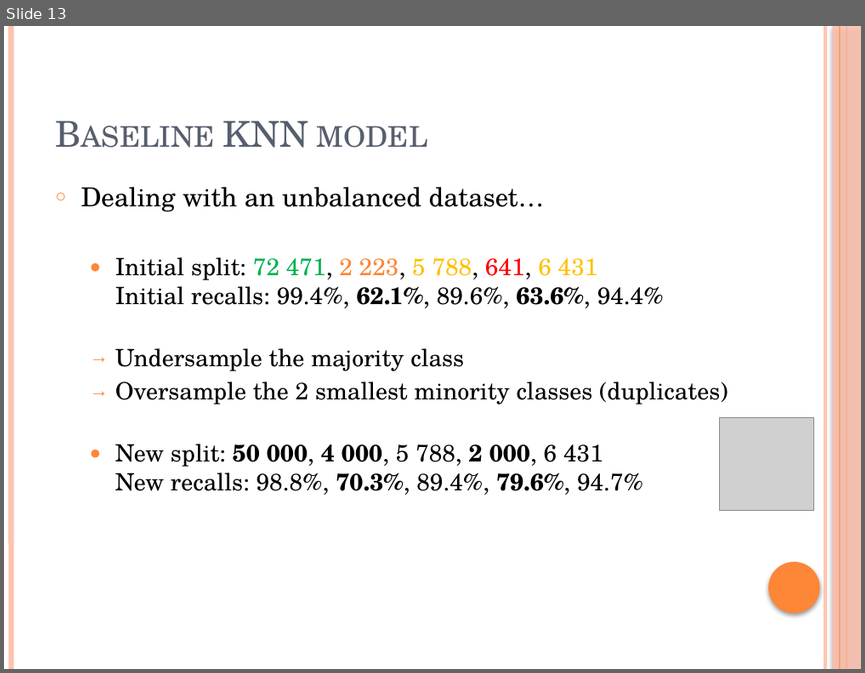
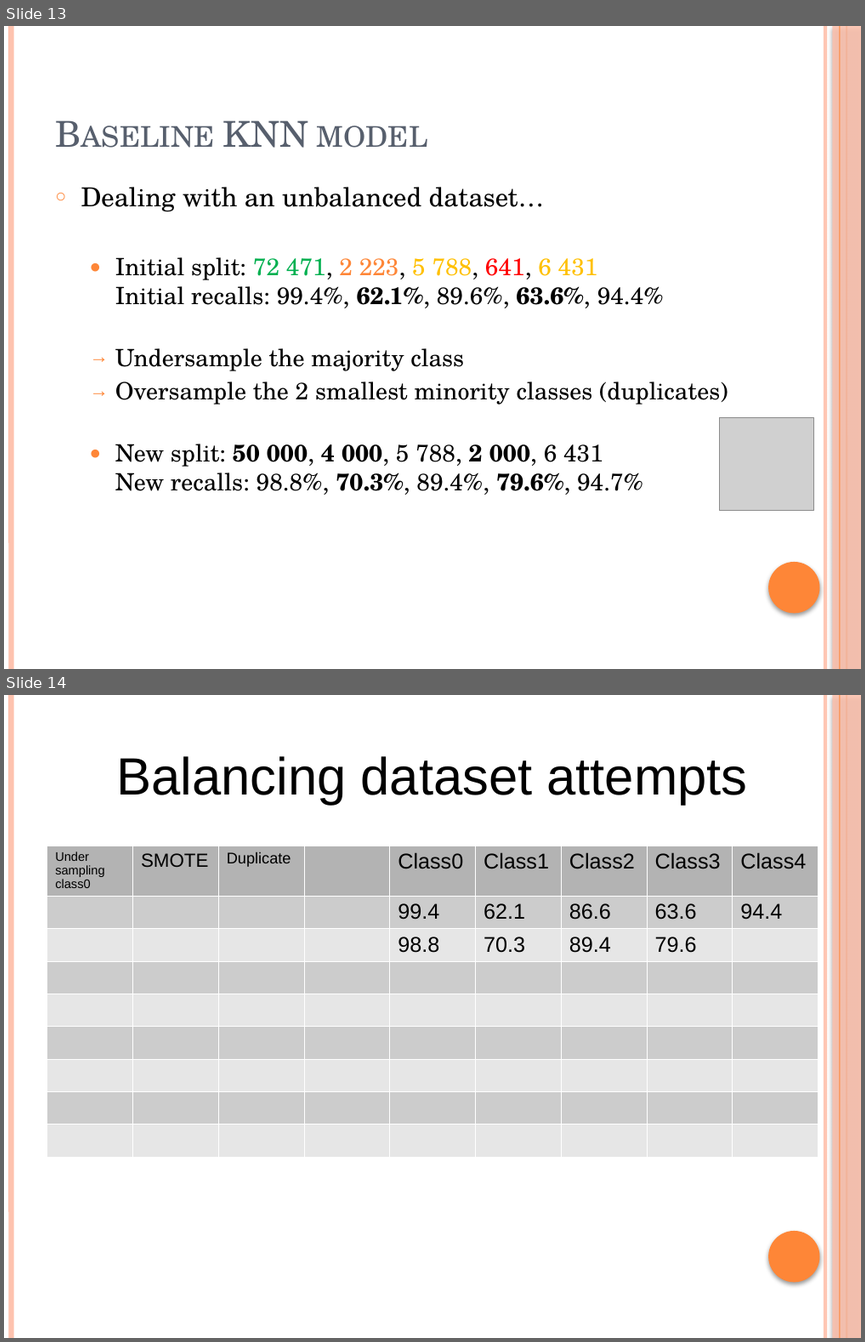
Before and after one commit to EmilieTrouillard/AdvCDA_case1, a slide deck: ECG_presentation_Progress3.pptx. Shown one above the other, each under a label of ours: slide 13 before the commit, slides 13 and 14 after it. The pictures are 865x673 and 865x1342 pixels, drawn with LibreOffice and Linux fonts; fonts in the diff are those of the drawing; grey boxes stand for pictures. Boxes give left, top, right and bottom in pixels: in the first picture for what was removed or moved away, otherwise in the second. Text is boxed around its words. In the diff, an @@ line names an element or a change of style, - is before the commit and + after.

Commit message:
Casper's code + 2 step KNN + SMOTE generation

```diff
--- a/ECG_presentation_Progress3.pptx
+++ b/ECG_presentation_Progress3.pptx
@@ slide 14 added at <box>4,695,861,1338</box>, background #FFFFFF; not listed: 6 template elements that a slide beside it also shows @@
@@ text added at <box>116,756,748,805</box>, 44 pt, text #000000 @@
+Balancing dataset attempts
@@ table added at <box>46,845,818,1129</box>, 9 rows, 9 columns @@
+Under sampling class0 | SMOTE | Duplicate |  | Class0 | Class1 | Class2 | Class3 | Class4
+ |  |  |  | 99.4 | 62.1 | 86.6 | 63.6 | 94.4
+ |  |  |  | 98.8 | 70.3 | 89.4 | 79.6 | 
+ |  |  |  |  |  |  |  | 
+ |  |  |  |  |  |  |  | 
+ |  |  |  |  |  |  |  | 
+ |  |  |  |  |  |  |  | 
+ |  |  |  |  |  |  |  | 
+ |  |  |  |  |  |  |  | 
```
Also in this commit, not shown: 10 other files.
